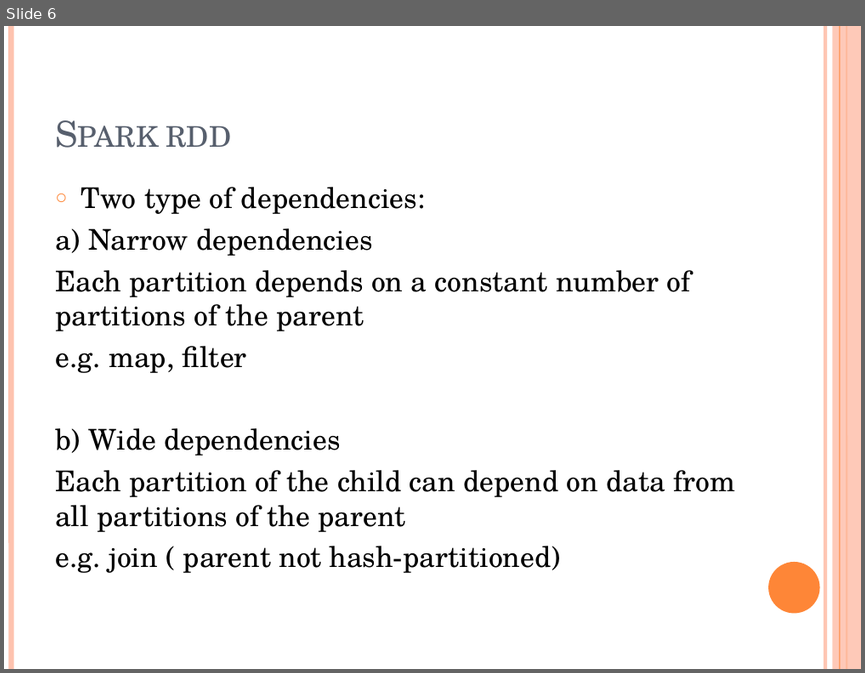
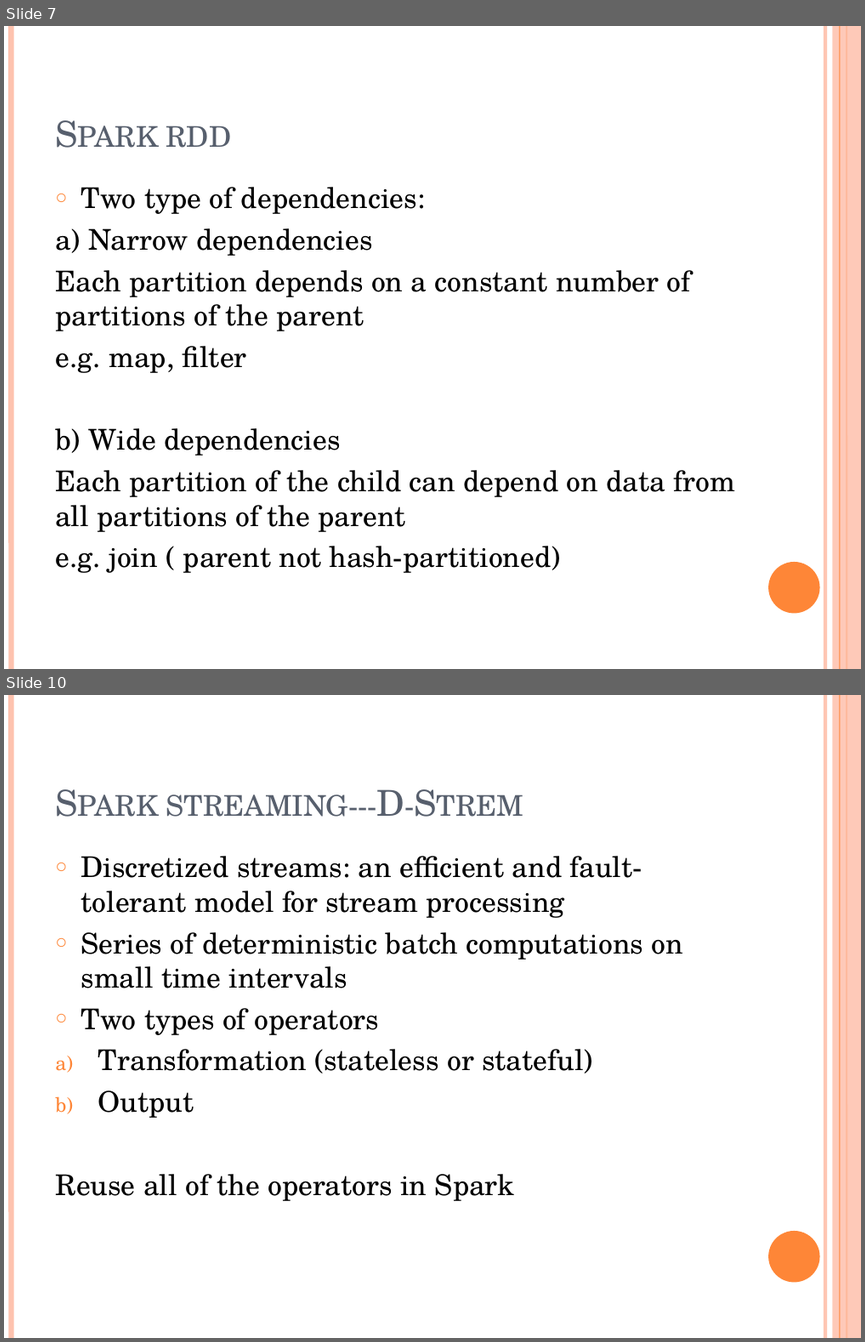
Before and after one commit to snowman1985/mypractice, a slide deck: Spark_学习分享.pptx. Shown one above the other, each under a label of ours: slide 6 before the commit, slides 7 and 10 after it; the slides between them are not shown. The pictures are 865x673 and 865x1342 pixels, drawn with LibreOffice and Linux fonts; fonts in the diff are those of the drawing. Boxes give left, top, right and bottom in pixels: in the first picture for what was removed or moved away, otherwise in the second. Text is boxed around its words. In the diff, an @@ line names an element or a change of style, - is before the commit and + after.

Commit message:
spark learning ppt update

```diff
--- a/Spark_学习分享.pptx
+++ b/Spark_学习分享.pptx
@@ slide 10 added at [4,695,861,1338], background #FFFFFF; not listed: 6 template elements that a slide beside it also shows @@
@@ title added at [166,789,405,817], 30 pt, text #575F6D, small capitals @@
+Spark streaming---D-Strem
@@ text added at [55,856,683,1201], 24 pt, text #000000 @@
+○ Discretized streams: an efficient and fault-tolerant model for stream processing
+○ Series of deterministic batch computations on small time intervals
+○ Two types of operators
+a) Transformation (stateless or stateful)
+b) Output
+Reuse all of the operators in Spark
@@ what was slide 6 is now slide 7 @@
```
Also in this commit, not shown: 2 slides changed, 3 other slides added.
